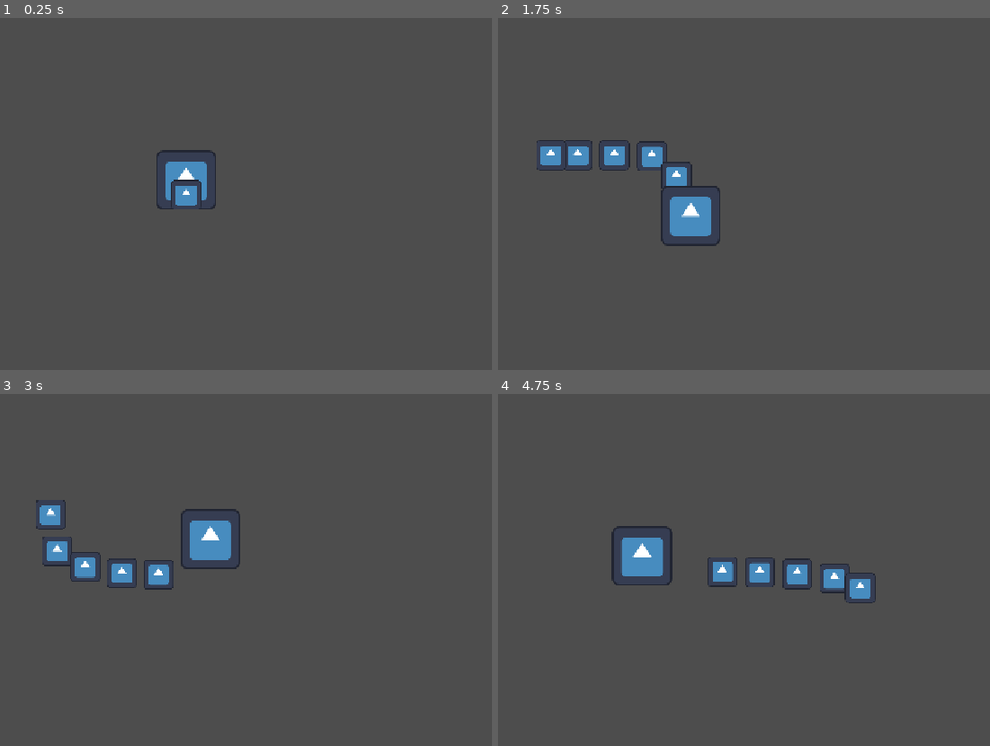
Above: before the commit, frames 1-4 (two rows, left to right).
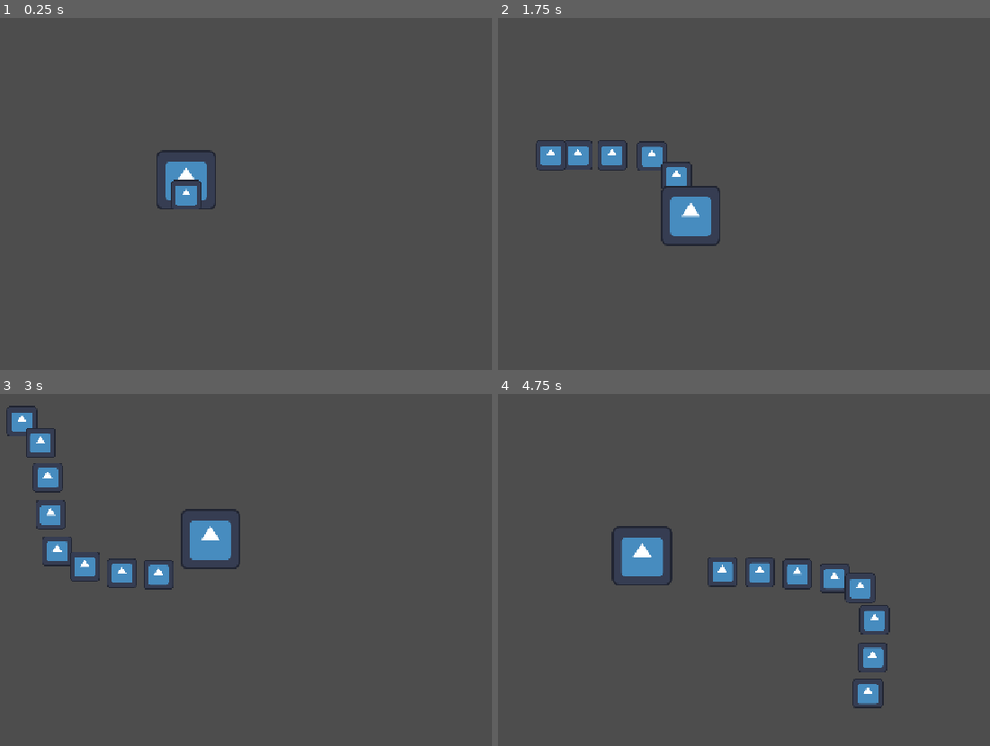
Above: after the commit, the same moments.

Repository: frantisek-boura/summoner-game
Game: Godot game, scene res://scenes/player/player.tscn
The game is run twice, just before and just after one commit, with the same random seed, the same clock (stepped at 60 frames per second) and the same inputs. The engine's default icon, where the game draws it, is replaced by a stand-in: a white triangle on a blue panel in a dark square.
Inputs (mouse positions are in pixels of both pictures, inside the frame that each line leads up to):
- Up to frame 1 (0.25 s): no input
- Up to frame 2 (1.75 s): tap Enter at 0.5 s; move the mouse to (842, 190) at 0.52 s; hold D (right) 0.53-1.28 s; hold E (minion_selector) 0.53-1.28 s; click (842, 190) at 0.67 s; tap F (set_selected_minion_independent) at 0.8, 1.35 s; move the mouse to (542, 229) at 1.27 s; hold S (down) from 1.28 s (still down); click (542, 229) at 1.42 s; tap E (minion_selector) at 1.55 s
- Up to frame 3 (3 s): move the mouse to (255, 496) at 2.02 s; release S (down) at 2.03 s; hold D (right) 2.03-2.78 s; hold E (minion_selector) 2.03-2.78 s; click (255, 496) at 2.17 s; tap F (set_selected_minion_independent) at 2.3, 2.85 s; move the mouse to (152, 668) at 2.77 s; hold W (up) from 2.78 s (still down); click (152, 668) at 2.92 s
- Up to frame 4 (4.75 s): tap E (minion_selector) at 3.05, 4.55 s; move the mouse to (901, 647) at 3.52 s; release W (up) at 3.53 s; hold E (minion_selector) 3.53-4.28 s; hold A (left) from 3.53 s (still down); click (901, 647) at 3.67 s; tap F (set_selected_minion_independent) at 3.8, 4.35 s; move the mouse to (outside the picture) at 4.27 s; click (outside the picture) at 4.42 s

The runs differ from the first frame. In frame 2, 0.2% of the frame differs, in the area x 7-27%, y 34-44%; in frame 3, 1.0%; in frame 4, 1.0%, in the area x 72-80%, y 59-90%.

Commit message:
feat: add selected minion indicator, fix selection menu

Diff:
--- a/project.godot
+++ b/project.godot
@@ -13,6 +13,7 @@
 config/name="SummonerGame"
 run/main_scene="uid://cnjw2watliysa"
 config/features=PackedStringArray("4.7", "GL Compatibility")
+run/max_fps=144
 config/icon="res://icon.svg"
 
 [display]
--- a/scenes/player/player.tscn
+++ b/scenes/player/player.tscn
@@ -12,6 +12,7 @@
 [ext_resource type="PackedScene" uid="uid://c3tb4herdcfpk" path="res://scenes/player/states/player_idle_state.tscn" id="5_75vfm"]
 [ext_resource type="PackedScene" uid="uid://cjcv1c550dax3" path="res://scenes/player/states/player_move_state.tscn" id="6_0owmy"]
 [ext_resource type="PackedScene" uid="uid://c4jablrvqtyog" path="res://scenes/ui/radial_minion_menu/radial_minion_menu.tscn" id="6_fm80t"]
+[ext_resource type="PackedScene" uid="uid://dqh5ljvowxgjy" path="res://scenes/ui/radial_minion_menu/selected_minion_indicator.tscn" id="7_fcs02"]
 [ext_resource type="PackedScene" uid="uid://tindbr5hba6a" path="res://scenes/player/minion_manager/minion_path.tscn" id="7_ugbui"]
 
 [sub_resource type="CircleShape2D" id="CircleShape2D_cslih"]
@@ -55,10 +56,21 @@
 shape = SubResource("CircleShape2D_mx3rh")
 debug_color = Color(0.4727996, 0, 0.05701869, 0.41960785)
 
-[node name="minion_manager" parent="." unique_id=926230417 node_paths=PackedStringArray("radial_minion_menu", "minion_path") instance=ExtResource("4_qek5x")]
+[node name="minion_manager" parent="." unique_id=926230417 node_paths=PackedStringArray("radial_minion_menu", "selected_minion_indicator", "minion_path") instance=ExtResource("4_qek5x")]
 radial_minion_menu = NodePath("radial_minion_menu")
+selected_minion_indicator = NodePath("selected_minion_indicator")
 minion_path = NodePath("minion_path")
-idle_rotation_speed = 0.25
+idle_rotation_speed = 0.15
+
+[node name="selected_minion_indicator" parent="minion_manager" unique_id=1264056604 instance=ExtResource("7_fcs02")]
+visible = false
+clip_children = 2
+oversampling_with_scale = 2
+visibility_layer = 1
+min_radius = 35.0
+max_radius = 50.0
+animation_speed = 10.0
+color = Color(0.4392157, 0.5019608, 0.5647059, 1)
 
 [node name="radial_minion_menu" parent="minion_manager" unique_id=505597823 instance=ExtResource("6_fm80t")]
 expand_speed = 7.0
@@ -66,6 +78,12 @@
 [node name="minion" parent="minion_manager" unique_id=72757938 instance=ExtResource("5_5gtgg")]
 
 [node name="minion2" parent="minion_manager" unique_id=1009975538 instance=ExtResource("5_5gtgg")]
+
+[node name="minion6" parent="minion_manager" unique_id=2009429061 instance=ExtResource("5_5gtgg")]
+
+[node name="minion7" parent="minion_manager" unique_id=581483108 instance=ExtResource("5_5gtgg")]
+
+[node name="minion8" parent="minion_manager" unique_id=1554646292 instance=ExtResource("5_5gtgg")]
 
 [node name="minion3" parent="minion_manager" unique_id=678972414 instance=ExtResource("5_5gtgg")]
 
--- a/scenes/ui/radial_minion_menu/radial_minion_menu.tscn
+++ b/scenes/ui/radial_minion_menu/radial_minion_menu.tscn
@@ -2,17 +2,9 @@
 
 [ext_resource type="Script" uid="uid://d0wlers7fxy6u" path="res://scripts/ui/radial_minion_menu/radial_minion_menu.gd" id="1_be40h"]
 
-[node name="radial_minion_menu" type="Control" unique_id=505597823]
+[node name="radial_minion_menu" type="Node2D" unique_id=335324687]
 visible = false
 z_index = -4096
 z_as_relative = false
-layout_mode = 3
-anchors_preset = 8
-anchor_left = 0.5
-anchor_top = 0.5
-anchor_right = 0.5
-anchor_bottom = 0.5
-grow_horizontal = 2
-grow_vertical = 2
 script = ExtResource("1_be40h")
 line_width = 2
--- /dev/null
+++ b/scenes/ui/radial_minion_menu/selected_minion_indicator.tscn
@@ -0,0 +1,13 @@
+[gd_scene format=3 uid="uid://dqh5ljvowxgjy"]
+
+[ext_resource type="Script" uid="uid://dyx1hny7f0edy" path="res://scripts/ui/radial_minion_menu/selected_minion_indicator.gd" id="1_pkfg3"]
+
+[node name="selected_minion_indicator" type="Node2D" unique_id=1992925831]
+top_level = true
+visibility_layer = 2
+z_index = -4095
+z_as_relative = false
+script = ExtResource("1_pkfg3")
+min_radius = 20.0
+max_radius = 30.0
+color = Color(0.6161518, 0.64336574, 0.88721037, 1)
--- a/scripts/player/minion_manager/minion_manager.gd
+++ b/scripts/player/minion_manager/minion_manager.gd
@@ -2,12 +2,13 @@
 class_name MinionManager
 extends Node2D
 
-const IDLE_RADIUS: float = 200.0
+const IDLE_RADIUS: float = 300.0
 const IDLE_RADIUS_Y_MULTIPLIER: float = 0.5
 
 @export var radial_minion_menu: RadialMinionMenu
+@export var selected_minion_indicator: SelectedMinionIndicator
 @export var minion_path: MinionPath
-@export_range(0, 1, 0.001) var idle_rotation_speed: float = 0.5
+@export_range(0, 1, 0.001) var idle_rotation_speed: float = 0.3
 
 @onready var entity: Entity = get_parent() as Entity
 
@@ -22,6 +23,7 @@
 
 func _ready() -> void:
 	assert(radial_minion_menu != null, "MINION MANAGER: Radial Minion Menu not set.")
+	assert(selected_minion_indicator != null, "MINION MANAGER: Selected Minion Indicator not set.")
 	assert(minion_path != null, "MINION MANAGER: Minion Path not set.")
 	assert(entity != null, "MINION MANAGER: Entity not set.")
 
@@ -40,8 +42,8 @@
 	angle -= delta * idle_rotation_speed
 
 func _on_minion_selected(minion: Minion) -> void:
-	print("Selected minion: %s." % minion.name)
 	selected_minion = minion
+	selected_minion_indicator.enable(minion)
 
 ## Scans child nodes for minions and adds them to [member MinionManager._minions].
 ## Is invoked on _ready and whenever a node enters/leaves child tree of [MinionManager]
@@ -60,10 +62,10 @@
 
 		new_minion_count += 1
 		minion.index = new_minion_count
-
 		new_minions.append(minion)
 
-		if not minion.minion_state_machine.is_forcible(): continue
+		if not minion.minion_state_machine.is_forcible():
+			continue
 		new_forcible_minions.append(minion)
 
 	new_minions.sort_custom(_by_index)
@@ -71,7 +73,7 @@
 
 	_minions = new_minions
 	_forcible_minions = new_forcible_minions
-	minion_path.init_points(len(_minions))
+	minion_path.init_points(len(_forcible_minions))
 	radial_minion_menu.set_options(_forcible_minions)
 
 ## Forces minions that can be forced into the idle state.
@@ -113,12 +115,16 @@
 	return forcible_indices.find(minion_index)
 
 func set_minion_independent(state_name: String) -> void:
+	if selected_minion == null: return
+
 	var minion: Minion = selected_minion
-	print("Minion %s set free." % minion.name)
+
 	minion.minion_state_machine.set_forcible(false)
 	minion.minion_state_machine.change_state(state_name)
 
 func set_minion_forcible() -> void:
+	if selected_minion == null: return
+
 	var minion: Minion = selected_minion
 	minion.minion_state_machine.set_forcible(true)
 
--- a/scripts/ui/radial_minion_menu/radial_minion_menu.gd
+++ b/scripts/ui/radial_minion_menu/radial_minion_menu.gd
@@ -1,7 +1,6 @@
-@tool
-@icon("res://addons/at-icons/control/pie_chart.svg")
+@icon("res://addons/at-icons/node2d/pie_chart.svg")
 class_name RadialMinionMenu
-extends Control
+extends Node2D
 
 @export_range(0, 100, 0.01) var expand_speed: float = 10.0
 @export var bkg_color: Color = Color.DIM_GRAY
@@ -14,13 +13,16 @@
 var _radius: float = 0
 
 signal minion_selected(minion: Minion)
+signal minion_hovered
 
 func _ready() -> void:
 	hide()
+
 	visibility_changed.connect(_on_visibility_changed)
 
 func make_selection() -> void:
-	minion_selected.emit(_options[_selection])
+	if len(_options) != 0:
+		minion_selected.emit(_options[_selection])
 
 func set_options(minions: Array[Minion]) -> void:
 	_options = minions
@@ -51,8 +53,10 @@
 	if len(_options) > 0:
 		var slice_size = TAU / len(_options)
 		var total_offset = _get_base_alignment_angle()
-		var phi1 = (slice_size * _selection) + total_offset
-		var phi2 = (slice_size * (_selection + 1)) + total_offset
+		var visual_index = (len(_options) - _selection) % len(_options)
+		var phi1 = total_offset + (slice_size * visual_index)
+		var phi2 = total_offset + (slice_size * (visual_index + 1))
+
 		var slice_points: PackedVector2Array = [Vector2.ZERO]
 		var arc_segments = 32
 
@@ -63,7 +67,7 @@
 
 		if len(_options) > 1:
 			for i in len(_options):
-				var phi = (slice_size * i) + total_offset
+				var phi = total_offset + (slice_size * i)
 				var line_endpoint = Vector2(cos(phi) * a, sin(phi) * b)
 				draw_line(Vector2.ZERO, line_endpoint, line_color, line_width, true)
 
@@ -77,7 +81,7 @@
 		return
 
 	if _radius != MinionManager.IDLE_RADIUS:
-		_radius = lerpf(_radius, MinionManager.IDLE_RADIUS + 100, delta * expand_speed)
+		_radius = lerpf(_radius, MinionManager.IDLE_RADIUS + 80, delta * expand_speed)
 
 	var y_mult = MinionManager.IDLE_RADIUS_Y_MULTIPLIER
 	var mouse_position = get_local_mouse_position()
@@ -85,7 +89,19 @@
 	var total_offset = _get_base_alignment_angle()
 	var mouse_rads = fposmod(circle_mouse_pos.angle() - total_offset, TAU)
 	var slice_size = TAU / len(_options)
+	var raw_slot: int = int(floor(mouse_rads / slice_size))
 
-	_selection = int(floor(mouse_rads / slice_size)) % len(_options)
+	var _new_selection: int = (len(_options) - raw_slot) % len(_options)
+	if _new_selection != _selection:
+		minion_hovered.emit()
+
+	_selection = _new_selection
+
+func _process(_delta: float) -> void:
+	if not is_visible_in_tree():
+		return
+
+	if len(_options) <= 0:
+		return
 
 	queue_redraw()
--- /dev/null
+++ b/scripts/ui/radial_minion_menu/selected_minion_indicator.gd
@@ -0,0 +1,55 @@
+@icon("res://addons/at-icons/node2d/selection_circle.svg")
+class_name SelectedMinionIndicator
+extends Node2D
+
+@export_range(1.00, 100.00, 0.01) var min_radius: float = 50.0
+@export_range(1.00, 100.00, 0.01) var max_radius: float = 100.0
+@export_range(1.00, 100.00, 0.01) var animation_speed: float = 8.0
+@export_range(1.00, 100.00, 0.01) var follow_speed: float = 64.0
+@export var color: Color = Color.YELLOW
+
+var _radius: float = 0.0
+var _is_rising: bool = false
+var _selected_minion: Minion = null
+var _current_position: Vector2 = Vector2.ZERO
+
+func _ready() -> void:
+	hide()
+	_radius = min_radius
+
+func _draw() -> void:
+	if _selected_minion == null:
+		return
+
+	draw_ellipse(_current_position, _radius, _radius * MinionManager.IDLE_RADIUS_Y_MULTIPLIER, color, false, 5, true)
+
+func _process(_delta: float) -> void:
+	if not is_visible_in_tree():
+		return
+
+	queue_redraw()
+
+func _physics_process(delta: float) -> void:
+	if not is_visible_in_tree():
+		return
+
+	_radius = lerpf(_radius, max_radius if _is_rising else min_radius, delta * animation_speed)
+	if abs(_radius - min_radius) < 0.1:
+		_is_rising = true
+	if abs(_radius - max_radius) < 0.1:
+		_is_rising = false
+
+	if _selected_minion != null:
+		_current_position = lerp(_current_position, _selected_minion.global_position, delta * follow_speed)
+
+func enable(minion: Minion) -> void:
+	disable()
+	_selected_minion = minion
+	_current_position = _selected_minion.global_position
+	_radius = min_radius
+	show()
+
+func disable() -> void:
+	hide()
+	_selected_minion = null
+	_current_position = Vector2.ZERO
Not shown, added: scripts/ui/radial_minion_menu/selected_minion_indicator.gd.uid
